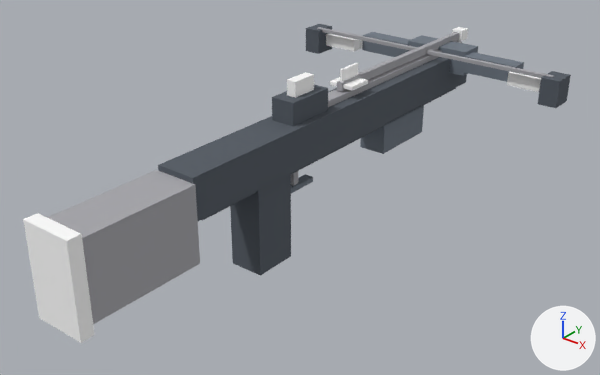
What one commit did to the glTF model assets/overrides/models/weapon/CROSSBOW.gltf.
Both versions are drawn from a 50 mm camera at (0.367, -0.47, 0.246) aimed at (0.002, -0.014, -0.036). Lighting does not change. The marker at lower right points along +X, +Y and +Z. The first picture is the older version. Vertices at exactly the same position are counted once.

Names of what the first picture shows: 'CROSSBOW'.
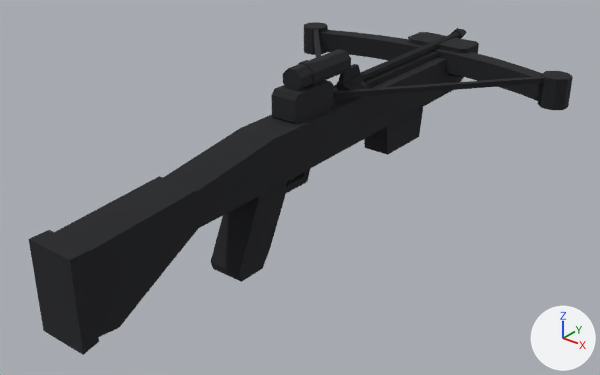
Patch to the scene script:
```diff
--- a/assets/overrides/models/weapon/CROSSBOW.gltf.py
+++ b/assets/overrides/models/weapon/CROSSBOW.gltf.py
@@ mat_team_wood @@
+mat_team_wood = bpy.data.materials.new('team_wood')
+mat_team_wood.use_nodes = True; mat_team_wood.node_tree.nodes.clear()
+_N = mat_team_wood.node_tree.nodes; _L = mat_team_wood.node_tree.links
+n0 = _N.new('ShaderNodeBsdfPrincipled'); n0.name = 'Principled BSDF'
+n0.inputs[2].default_value = 1.0  # 'Roughness'
+n1 = _N.new('ShaderNodeOutputMaterial'); n1.name = 'Material Output'
+n2 = _N.new('ShaderNodeVertexColor'); n2.name = 'Color Attribute'
+_L.new(n0.outputs[0], n1.inputs[0])  # 'BSDF' to 'Surface'
+_L.new(n2.outputs[0], n0.inputs[0])  # 'Color' to 'Base Color'
@@ me_crossbow @@
-me_crossbow.from_pydata(...)  # 200 vertices, 300 faces; spans x -0.13..0.13, y -0.24..0.238, z -0.082..0.052
+me_crossbow.from_pydata(...)  # 488 vertices, 844 faces; spans x -0.135..0.135, y -0.239..0.227, z -0.077..0.061
+# me_crossbow part 1: a new loose piece, an 8-sided cylinder along z spanning x 0.113..0.135, y 0.157..0.179, z 0.007..0.033, in mat_glow_glow
+# me_crossbow part 2: a new loose piece, an 8-sided cylinder along z spanning x -0.135..-0.113, y 0.157..0.179, z 0.007..0.033, in mat_glow_glow
+# me_crossbow part 3: a new loose piece, an 8-sided cylinder along y spanning x -0.008..0.008, y -0.021..0.041, z 0.044..0.06, in mat_glow_glow
+# me_crossbow part 4: a new loose piece, an 8-sided cylinder along y spanning x -0.0094..0.0094, y -0.0071..0.0011, z 0.0426..0.0614, in mat_glow_glow
+# me_crossbow part 5: the loose piece of 8 vertices spanning x -0.016..0.016, y -0.14..0.222, z -0.01..0.022 is rebuilt with 14 vertices and now spans x -0.015..0.015, y -0.14..0.222, z -0.014..0.022
+# me_crossbow part 6: the loose piece of 8 vertices spanning x -0.012..0.012, y -0.13..0.21, z -0.014..-0.01 is rebuilt with 14 vertices and now spans x -0.016..0.016, y -0.141..0.223, z -0.015..0.023, in mat_glow_glow
+# me_crossbow part 7: the loose piece of 8 vertices spanning x -0.02..0.02, y -0.24..-0.23, z -0.046..0.022 is rebuilt with 8 vertices and now spans x -0.019..0.019, y -0.239..-0.225, z -0.055..0.009, in mat_glow_glow
+# me_crossbow part 8: the loose piece of 8 vertices spanning x -0.01..0.01, y -0.032..0.01, z 0.022..0.04 is rebuilt with 16 vertices and now spans x -0.01..0.01, y -0.03..0.014, z 0.022..0.044
+# me_crossbow part 9: the loose piece of 8 vertices spanning x -0.014..0.014, y -0.076..-0.04, z -0.082..-0.01 is rebuilt with 14 vertices and now spans x -0.014..0.014, y -0.099..-0.043, z -0.077..-0.013, in mat_glow_glow
+# me_crossbow part 10: the loose piece of 8 vertices spanning x -0.006..0.006, y 0.0..0.226, z 0.022..0.027 is rebuilt with 16 vertices and now spans x -0.006..0.006, y -0.02..0.226, z 0.022..0.027
+# me_crossbow part 11: the loose piece of 8 vertices spanning x -0.018..0.018, y -0.23..-0.14, z -0.04..0.018 is rebuilt with 12 vertices and now spans x -0.017..0.017, y -0.229..-0.139, z -0.053..0.013, in mat_glow_glow
+# me_crossbow part 12: the loose piece of 8 vertices spanning x -0.002..0.002, y 0.038..0.228, z 0.028..0.035 is rebuilt with 16 vertices and now spans x -0.007..0.007, y -0.021..0.227, z 0.021..0.028, in mat_glow_glow
+# me_crossbow part 13: the loose piece of 8 vertices spanning x -0.03..0.03, y 0.188..0.212, z 0.008..0.03 is rebuilt with 16 vertices and now spans x -0.03..0.03, y 0.186..0.214, z 0.008..0.032
+# me_crossbow part 14: the loose piece of 8 vertices spanning x -0.012..0.012, y 0.088..0.152, z -0.04..-0.01 is rebuilt with 8 vertices and now spans x -0.012..0.012, y 0.091..0.151, z -0.043..-0.013, in mat_glow_glow
+# me_crossbow part 15: 8 loose pieces with 64 vertices, spanning x -0.116..0.116, y -0.022..0.238, z 0.014..0.052, are deleted
+# me_crossbow part 16: 40 vertices removed from x -0.13..0.13, y 0.16..0.202, z 0.008..0.032; 96 vertices added at x -0.123..0.123, y 0.092..0.215, z -0.042..0.033
+# me_crossbow part 17: 16 vertices removed from x -0.004..0.004, y -0.04..0.0, z -0.036..-0.01; 98 vertices added at x -0.018..0.018, y -0.238..0.015, z -0.076..0.045
+# other edits to the shape of me_crossbow do not show in these pictures
 me_crossbow.materials.append(mat_metal_dark)
@@ me_crossbow @@
 me_crossbow.materials.append(mat_glow_glow)
+me_crossbow.materials.append(mat_team_wood)
@@ ob_anim_bolt @@
+ob_anim_bolt = bpy.data.objects.new('anim_bolt', me_anim_bolt)  # 88 vertices, 136 faces; spans x -0.011..0.011, y -0.022..0.181, z -0.008..0.012
+ob_anim_bolt.location = (0.0, 0.06, 0.032)
@@ ob_anim_string @@
+ob_anim_string = bpy.data.objects.new('anim_string', me_anim_string)  # 32 vertices, 48 faces; spans x -0.126..0.126, y -0.154..0.002, z -0.002..0.002
+ob_anim_string.location = (0.0, 0.168, 0.03)
```

Pixel boxes [x1, y1, x2, y2] of what changed, in the pictures (600 x 375 px):
'CROSSBOW', reshaped: before [23, 24, 571, 343]; after [29, 22, 573, 355]
'anim_string', added: after [314, 29, 545, 99]
'anim_bolt', added: after [333, 28, 467, 91]
part 1 of me_crossbow, added: after [538, 71, 573, 110]
part 2 of me_crossbow, added: after [304, 22, 328, 55]
part 3 of me_crossbow, added: after [283, 49, 351, 91]
part 4 of me_crossbow, added: after [299, 60, 321, 86]
part 5 of me_crossbow, rebuilt (not visible afterwards): before [158, 57, 467, 221]
part 6 of me_crossbow, rebuilt (mostly hidden before): before [202, 88, 456, 221]; after [163, 57, 464, 228]
part 7 of me_crossbow, rebuilt: before [23, 213, 95, 343]; after [29, 230, 99, 355]
part 8 of me_crossbow, rebuilt (not visible afterwards): before [272, 85, 328, 126]
part 9 of me_crossbow, rebuilt (26% wider): before [230, 173, 291, 276]; after [211, 181, 288, 282]
part 10 of me_crossbow, rebuilt (not visible afterwards): before [328, 41, 462, 107]
part 11 of me_crossbow, rebuilt (6% narrower): before [47, 170, 200, 324]; after [55, 176, 198, 337]
part 12 of me_crossbow, rebuilt: before [337, 32, 459, 91]; after [333, 51, 438, 104]
part 13 of me_crossbow, rebuilt (not visible afterwards): before [408, 35, 478, 76]
part 14 of me_crossbow, rebuilt (8% narrower): before [360, 104, 424, 154]; after [364, 107, 423, 155]
part 15 of me_crossbow, deleted: before [287, 27, 541, 98]
part 16 of me_crossbow, built on: before [306, 24, 571, 108]; after [309, 30, 550, 104]
part 17 of me_crossbow, built on: before [291, 171, 313, 193]; after [271, 80, 333, 193]
